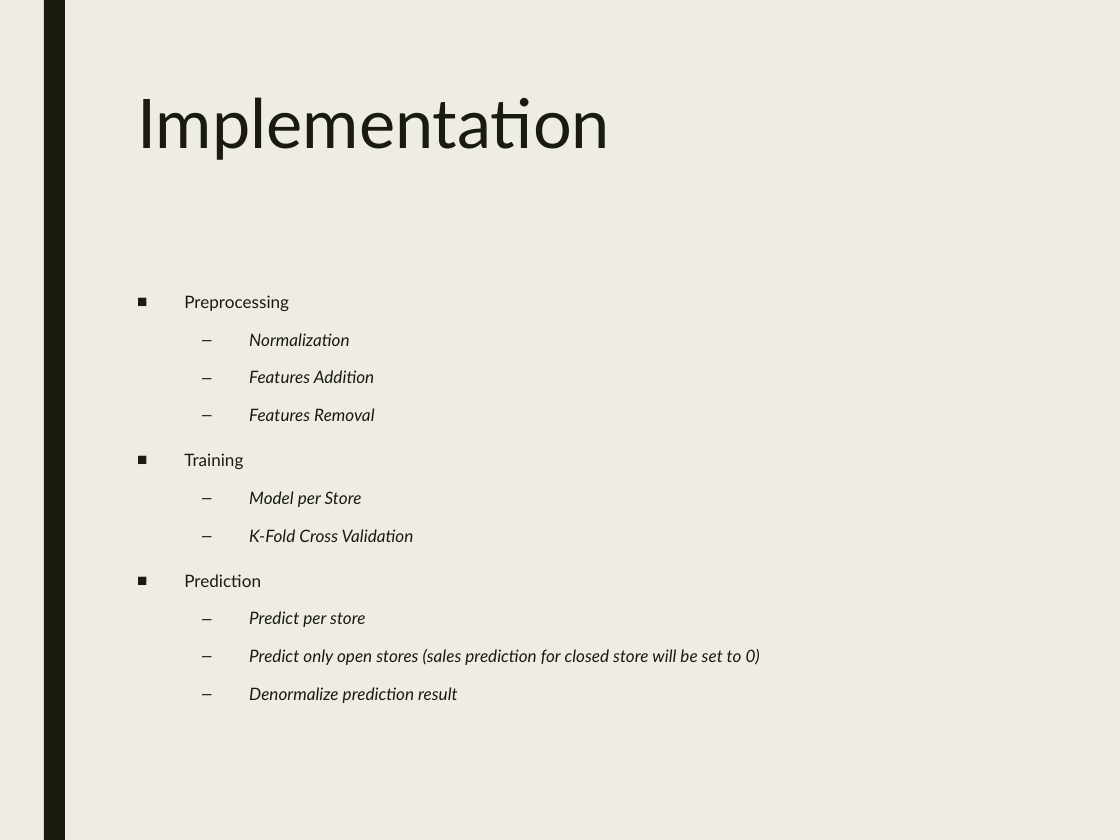
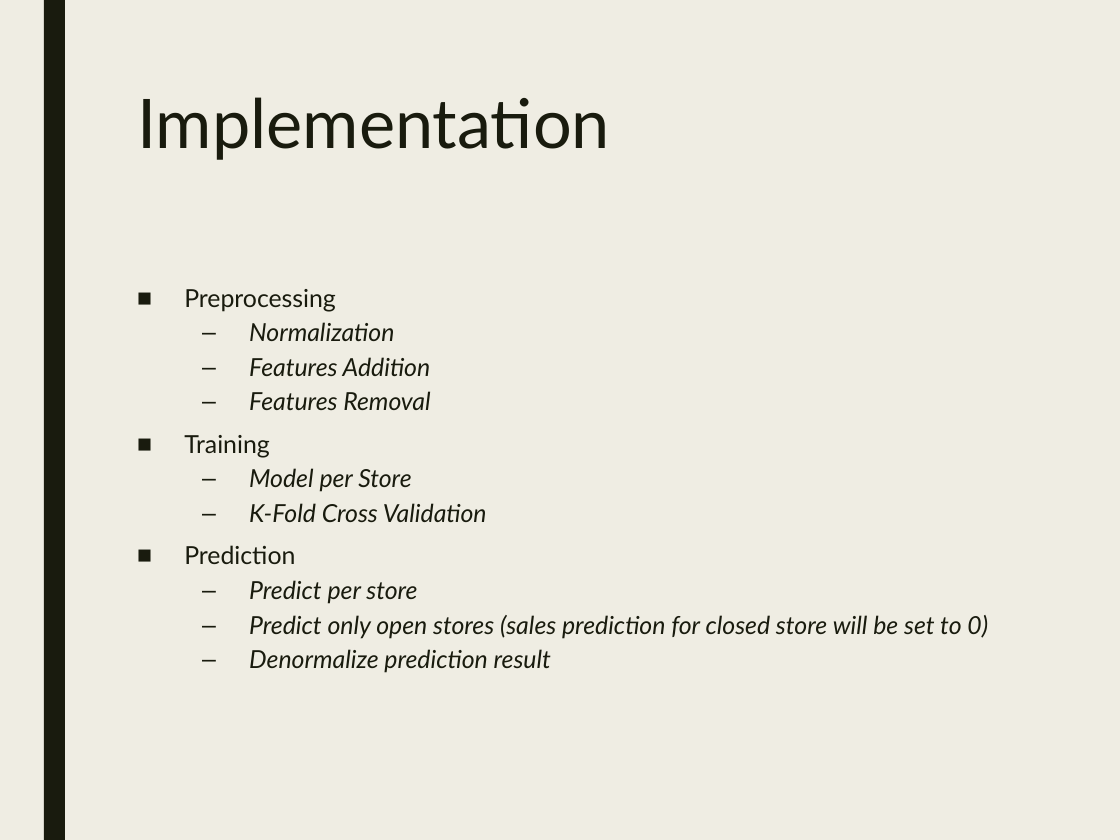
Before and after one commit to Stefan0010/CZ4041, a slide deck: slide 11 of slides/main.pptx (slide 14 before the commit). Drawn at 1120x840 pixels with LibreOffice and Linux fonts; fonts in the diff are those of the drawing. Boxes give left, top, right and bottom in pixels: in the first picture for what was removed or moved away, otherwise in the second. Text is boxed around its words. In the diff, an @@ line names an element or a change of style, - is before the commit and + after.

```diff
--- a/slides/main.pptx
+++ b/slides/main.pptx
@@ text "Preprocessing" at bbox=[184, 289, 988, 673]: size 11 to 16 pt; line spacing 1.3 to 0.9; less space between paragraphs @@
```
Also in this commit, not shown: 1 other slide changed, 1 slide added, 4 slides removed.
